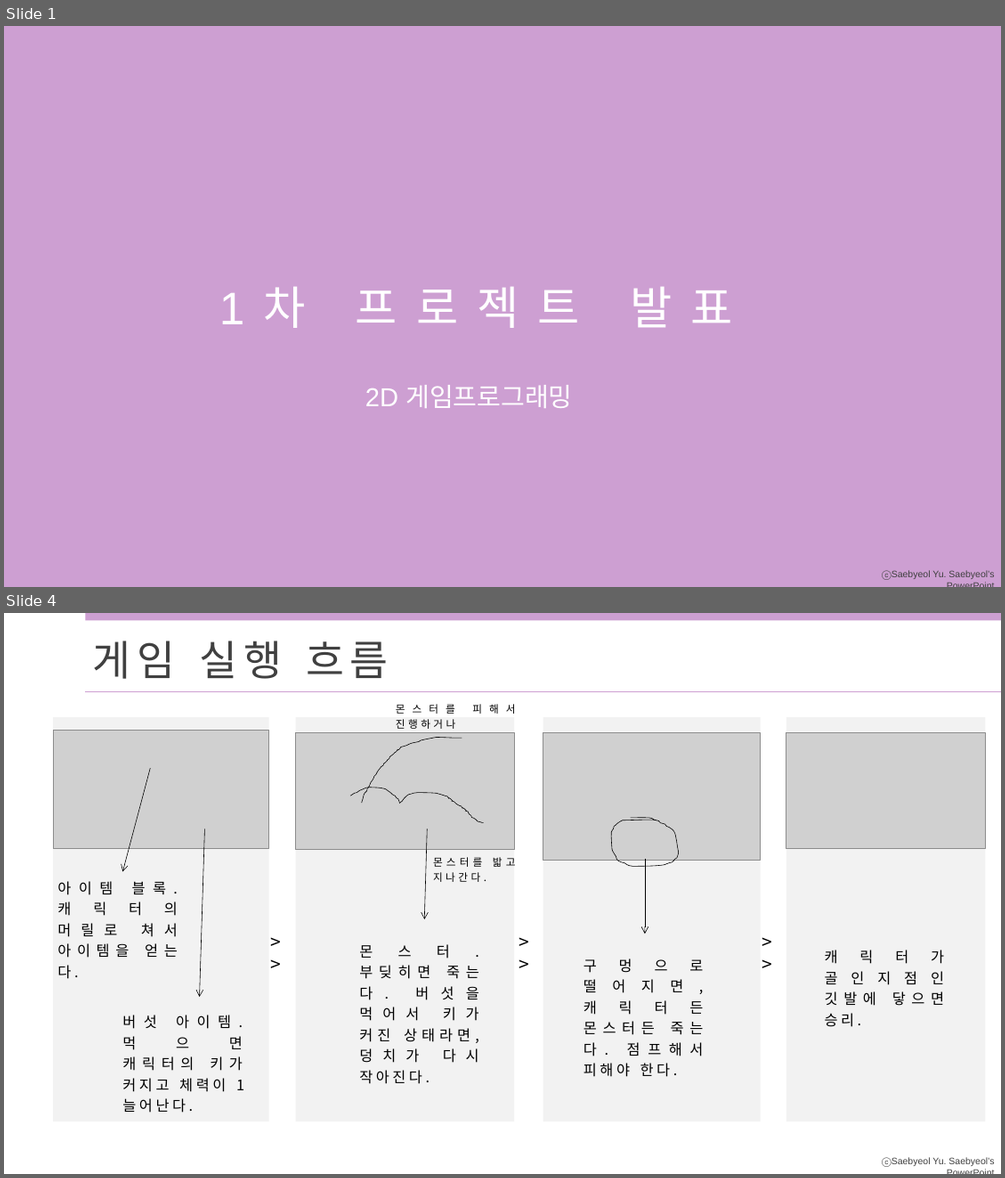
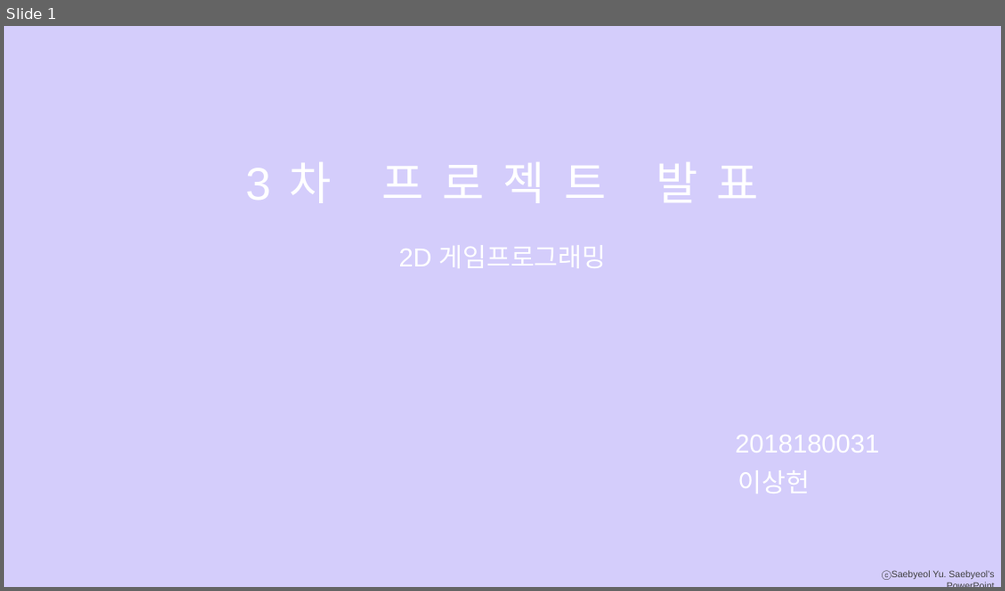
Before and after one commit to sangheonlee97/2DGP-Project, a slide deck: ppt.pptx. Shown one above the other, each under a label of ours: slides 1 and 4 before the commit, slide 1 after it; the slides between them are not shown. The pictures are 1005x1178 and 1005x591 pixels, drawn with LibreOffice and Linux fonts; fonts in the diff are those of the drawing; grey boxes stand for pictures. Boxes give left, top, right and bottom in pixels: in the first picture for what was removed or moved away, otherwise in the second. Text is boxed around its words. In the diff, an @@ line names an element or a change of style, - is before the commit and + after.

```diff
--- a/ppt.pptx
+++ b/ppt.pptx
@@ slide 4 removed at bbox=[4, 613, 1001, 1174], background #FFFFFF; not listed: 1 template element that a slide beside it also shows @@
@@ rectangle removed at bbox=[86, 613, 1001, 620] @@
@@ text removed at bbox=[93, 641, 388, 679] @@
-게임 실행 흐름
@@ line removed from (86, 691) to (1001, 691) @@
@@ rectangle removed at bbox=[53, 717, 269, 1121] @@
@@ rectangle removed at bbox=[296, 717, 514, 1121] @@
@@ text removed at bbox=[396, 704, 456, 729] @@
-몬스터를 피해서 진행하거나
@@ rectangle removed at bbox=[543, 717, 760, 1121] @@
@@ rectangle removed at bbox=[786, 717, 985, 1121] @@
@@ picture removed at bbox=[53, 730, 269, 849] @@
@@ picture removed at bbox=[296, 732, 514, 850] @@
@@ freeform shape removed at bbox=[362, 737, 461, 803] @@
@@ picture removed at bbox=[543, 732, 760, 860] @@
@@ picture removed at bbox=[786, 732, 985, 849] @@
@@ rectangle removed at bbox=[102, 755, 268, 809] @@
@@ arrow removed from (151, 768) to (123, 872) @@
@@ freeform shape removed at bbox=[350, 787, 484, 822] @@
@@ freeform shape removed at bbox=[611, 818, 679, 867] @@
@@ arrow removed from (204, 829) to (199, 997) @@
@@ arrow removed from (428, 829) to (424, 919) @@
@@ text removed at bbox=[433, 857, 516, 882] @@
-몬스터를 밟고 지나간다.
@@ arrow removed from (645, 859) to (645, 933) @@
@@ text removed at bbox=[57, 881, 178, 957] @@
-아이템 블록. 캐릭터의 머릴로 쳐서 아이템을 얻는다.
@@ text removed at bbox=[264, 926, 296, 957] @@
->>
@@ text removed at bbox=[511, 926, 543, 957] @@
->>
@@ text removed at bbox=[755, 926, 787, 957] @@
->>
@@ text removed at bbox=[359, 944, 479, 1084] @@
-몬스터. 부딪히면 죽는다. 버섯을 먹어서 키가 커진 상태라면, 덩치가 다시 작아진다.
@@ text removed at bbox=[583, 958, 703, 1077] @@
-구멍으로 떨어지면, 캐릭터든 몬스터든 죽는다. 점프해서 피해야 한다.
@@ text removed at bbox=[825, 949, 944, 1027] @@
-캐릭터가 골인지점인 깃발에 닿으면 승리.
@@ text removed at bbox=[122, 1014, 243, 1092] @@
-버섯 아이템. 먹으면 캐릭터의 키가 커지고 체력이 1늘어난다.
@@ slide 1 changed as well @@
@@ background #CD9FD2 to #D4CDFB @@
@@ text at bbox=[382, 162, 759, 203]: text changed @@
-1차 프로젝트 발표
+3차 프로젝트 발표
@@ text "2D 게임프로그래밍": place and size @@
-text "2D 게임프로그래밍" at bbox=[365, 385, 572, 408]
+text "2D 게임프로그래밍" at bbox=[399, 245, 606, 268]
@@ text added at bbox=[735, 435, 879, 452], 25 pt, text #FFFFFF @@
+2018180031
@@ text added at bbox=[738, 470, 809, 493], 25 pt, text #FFFFFF @@
+이상헌
```
Also in this commit, not shown: 1 other slide changed, 1 slide added, 2 other slides removed.
